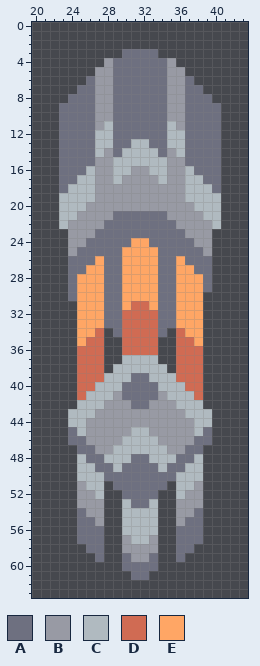
File history of a pixel-art sprite, sprites/units/weapons/lepidoptera-gun.png. The picture above is the old version.
The file is 64x64 pixels. Shown: x 20..43, y 0..63.
Palette (. is transparent): A #6e7080  B #989aa4  C #b0bac0  D #d06b53  E #ffa665
Pixels before, first column x 23:
 3 .......AAAA.......
 4 .....BAAAAAAB.....
 5 ....BBAAAAAABB....
 6 ...ABBAAAAAABBA...
 7 ..AABBAAAAAABBAA..
 8 .AAABBAAAAAABBAAA.
 9 AAAABBAAAAAABBAAAA
10 AAAABBAAAAAABBAAAA
11 AAAABCAAAAAACBAAAA
12 AAAACCAAAAAACCAAAA
13 AAAACCAACCAACCAAAA
14 AAAACBACCCCABCAAAA
15 AAAABBCCCCCCBBAAAA
16 AAACBBCCBBCCBBCAAA
17 AACCBBCBBBBCBBCCAA
18 ACCCBBBBBBBBBBCCCA
19 CCCCBBBBBBBBBBCCCC
20 CCCBBBBBBBBBBBBCCC
21 CCBBBBAAAAAABBBBCC
22 CBBBBAAAAAAAABBBBC
23 .BBBAAAAAAAAAABBB.
24 .BBAAAAAEEAAAAABB.
25 .BAAAAAEEEEAAAAAB.
26 .AAAEAAEEEEAAEAAA.
27 .AAEEAAEEEEAAEEAA.
28 .AEEEAAEEEEAAEEEA.
29 .AEEEAAEEEEAAEEEA.
30 .AEEEAAEEEEAAEEE..
31 ..EEEAAEDDEAAEEE..
32 ..EEEAADDDDAAEEE..
33 ..EEEAADDDDAAEEE..
34 ..EED.ADDDDA.DEE..
35 ..EDD..DDDD..DDE..
36 ..DDD..DDDD..DDD..
37 ..DDD..CCCC..DDD..
38 ..DDD.CCCCCC.DDD..
39 ..DDDCCCAACCCDDD..
40 ..DDCCCAAAACCCDD..
41 ..DCCCBAAAABCCCD..
42 ..CCCBBBAABBBCCC..
43 .CCCBBBBBBBBBBCCC.
44 .CCBBBBBBBBBBBBCC.
45 .ACBBBBBCCBBBBBCA.
46 .AABBBBCCCCBBBBAA.
47 ..AABBCCCCCCBBAA..
48 ..CAACCCAACCCAAC..
49 ..CCAACAAAACAACC..
50 ..CCCAAAAAAAACCC..
51 ..BCC.AAAAAA.CCB..
52 ..BBC..AAAA..CBB..
53 ..BBB..CAAC..BBB..
54 ..ABB..CCCC..BBA..
55 ..AAB..CCCC..BAA..
56 ..AAA..CCCC..AAA..
57 ..AAA..BCCB..AAA..
58 ...AA..BBBB..AA...
59 ....A..ABBA..A....
60 .......AAAA.......
61 ........AA........
And afterwards:
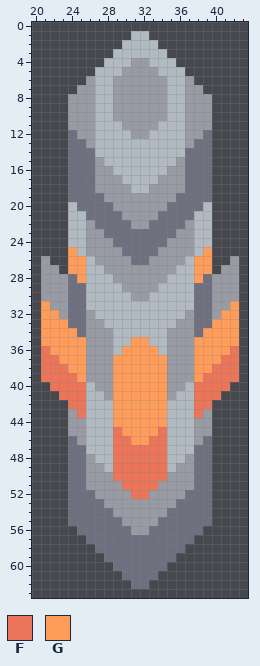
Colours new in this view: F #ec7458  G #ff9c5a
What changed:
Changed rows in their new state; - is an unchanged pixel.
first column x 21:
 1 ----------CC----------
 2 ---------CCCC---------
 3 --------CCCCCC--------
 4 -------CCCBBCCC-------
 5 ------CCCBBBBCCC------
 6 -----BCCBBBBBBCCB-----
 7 ----BBCCBBBBBBCCBB----
 8 ---BBBCCBBBBBBCCBBB---
 9 --.BBBCCBBBBBBCCBBB.--
10 --.BBBCCBBBBBBCCBBB.--
11 --.BBBC-CBBBBC-CBBB.--
12 --.-BB--CCBBCC--BB-.--
13 --.--B--CC--CC--B--.--
14 --.----CC----CC----.--
15 --.----C------C----.--
16 --.--A----CC----A--.--
17 --.-AA--BCCCCB--AA-.--
18 --.AAA----CC----AAA.--
19 --.AAAA--------AAAA.--
20 --.-AAAA------AAAA-.--
21 --.-CAAA-BBBB-AAAC-.--
22 --.CC-A---BB---A-CC.--
23 ---CC-B--------B-CC---
24 ---CCBBB--AA--BBBCC---
25 ---GCBBBBAAAABBBBCG---
26 B--GGCBBBBAABBBBCGG--B
27 BB-GGCCBBBBBBBBCCGG-BB
28 BBB-GCCCBBBBBBCCCG-BBB
29 BBB-ACCCCBBBBCCCCA-BBB
30 BBB-ACCCCCBBCCCCCAABBB
31 GBBAACCCCCCCCCCCCAABBG
32 GGBAABCCCCCCCCCCBAABGG
33 GGGAABBCCCCCCCCBBAAGGG
34 GGGGABBBCCCCCCBBBAGGGG
35 GGGGGBBBCCGGCCBBBGGGGG
36 FGGGGBBBCGGGGCBBBGGGGF
37 FFGGGBBBGGGGGGBBBGGGFF
38 FFFGGBBBGGGGGGBBBGGFFF
39 FFFFGBBBGGGGGGBBBGFFFF
40 -FFFFCBBGGGGGGBBCFFFF-
41 --FFF--BGGGGGGB--FFF--
42 ---FF--CGGGGGGC--FF---
43 ---BF-CCGGGGGGCC-FB---
44 ---BBCCCGGGGGGCCCBB---
45 ---BBCCCFGGGGFCCCBB---
46 ----BCCCFFGGFFCCCB----
47 ---A-CCCFFFFFFCCC-A---
48 ---AABC-FFFFFF-CBAA---
49 ---AABBCFFFFFFCBBAA---
50 ---AABBBFFFFFFBBBAA---
51 ---AABBBBFFFFBBBBAA---
52 ---AAABBBBFFBBBBAAA---
53 ---AAAABBBBBBBBAAAA---
54 ---A-AAABBBBBBAAA-A---
55 ---A--AAABBBBAAA--A---
56 -------AAABBAAA-------
57 ----.--AAAAAAAA--.----
58 -----.-AAAAAAAA-.-----
59 ------.AA-AA-AA.------
60 --------A----A--------
61 ---------A--A---------
62 ----------AA----------
Changed places in both pictures, as pixel boxes (x1, y1, x2, y2):
changed: (41, 31, 239, 589)
